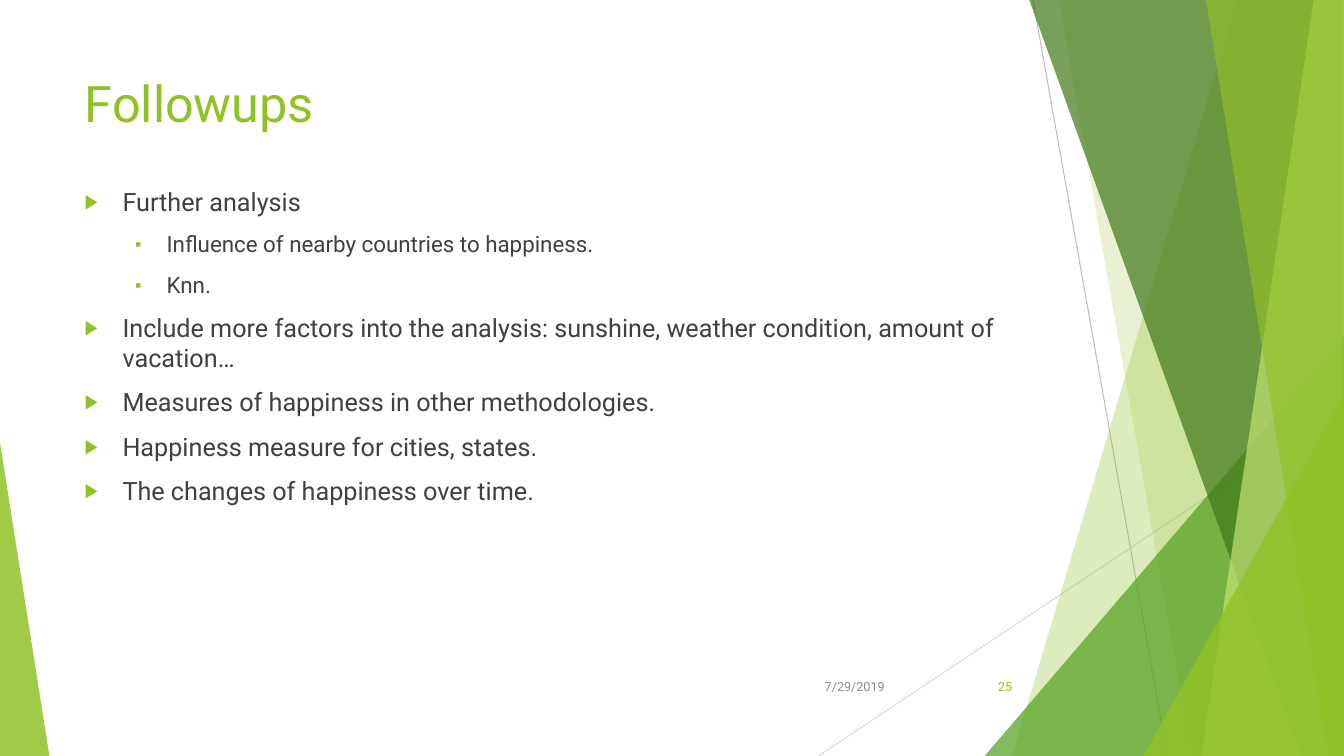
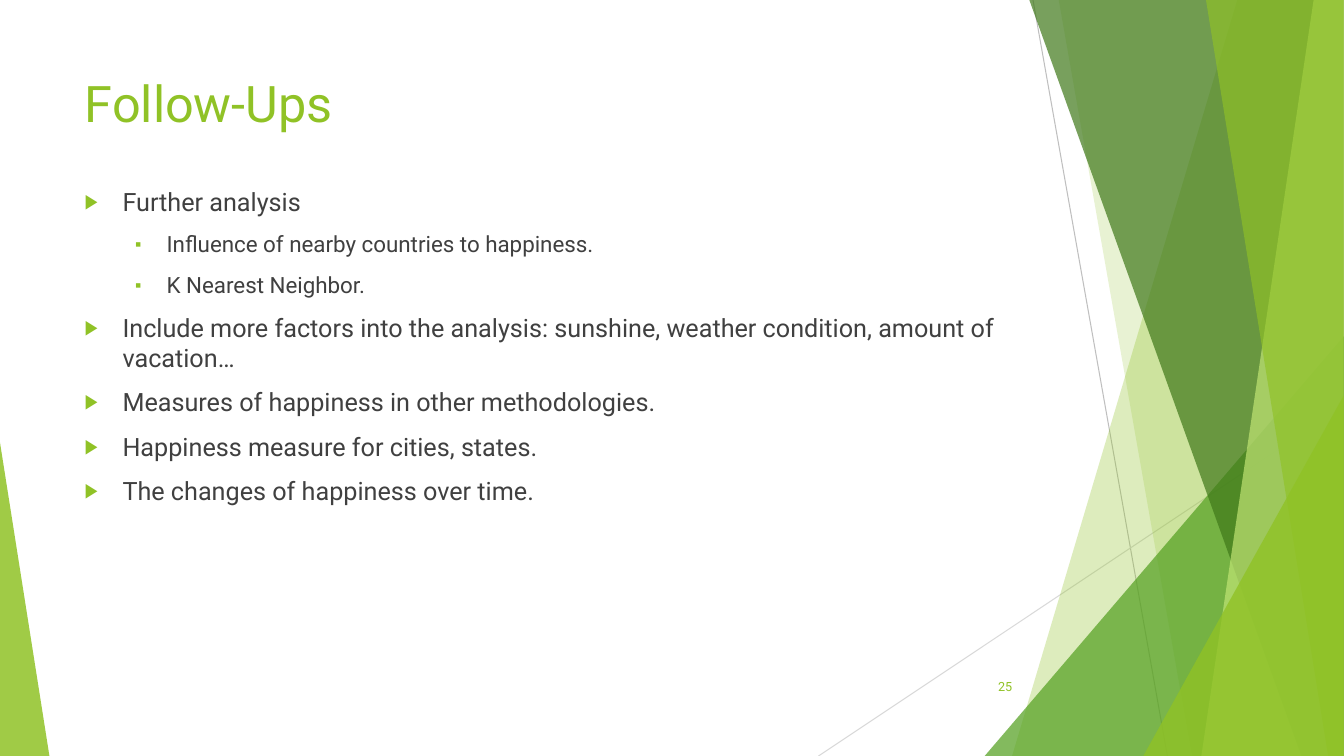
Before and after one commit to Kika000/Project-1, a slide deck: slide 25 of What Makes the World Happy.pptx. Drawn at 1344x756 pixels with LibreOffice and Linux fonts; fonts in the diff are those of the drawing. Boxes give left, top, right and bottom in pixels: in the first picture for what was removed or moved away, otherwise in the second. Text is boxed around its words. In the diff, an @@ line names an element or a change of style, - is before the commit and + after.

```diff
--- a/What Makes the World Happy.pptx
+++ b/What Makes the World Happy.pptx
@@ title at (85,84,333,133): text changed @@
-Followups
+Follow-Ups
@@ text at (167,276,365,298): text changed @@
-  ▪ Knn.
+  ▪ K Nearest Neighbor.
@@ text removed at (825,682,885,692) @@
-7/29/2019
```
Also in this commit, not shown: 25 other slides changed, 11 other files.
